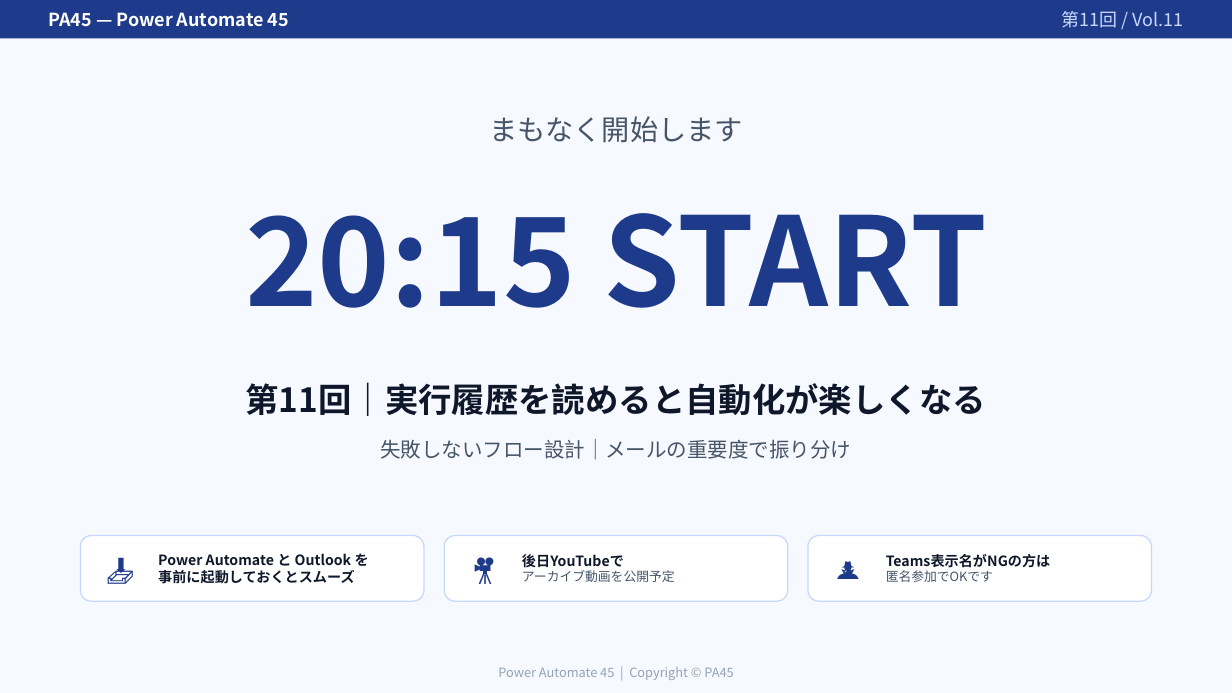
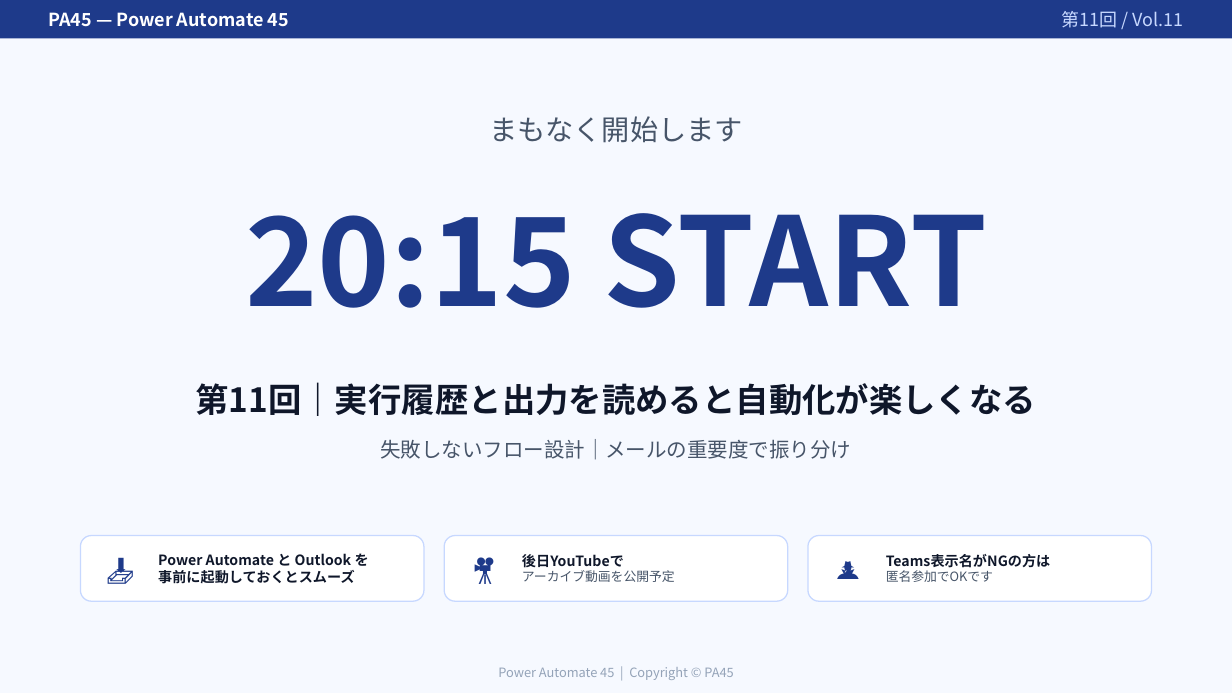
Before and after one commit to Haru-PowerPlatform/pa45, a slide deck: slide 1 of assets/pa45/P011_PA45_RunHistory_20260521.pptx. Drawn at 1232x693 pixels with LibreOffice and Linux fonts; fonts in the diff are those of the drawing. Boxes give left, top, right and bottom in pixels: in the first picture for what was removed or moved away, otherwise in the second. Text is boxed around its words. In the diff, an @@ line names an element or a change of style, - is before the commit and + after.

Commit message:
sites: 自動更新 (2026-05-21 13:59 JST)
BitzemiSEODailyMaster による日次自動更新

```diff
--- a/assets/pa45/P011_PA45_RunHistory_20260521.pptx
+++ b/assets/pa45/P011_PA45_RunHistory_20260521.pptx
@@ text at box(195, 382, 1036, 416): text changed @@
-第11回｜実行履歴を読めると自動化が楽しくなる
+第11回｜実行履歴と出力を読めると自動化が楽しくなる
```
Also in this commit, not shown: 8 other slides changed, 2 slides removed, 2 other files.
